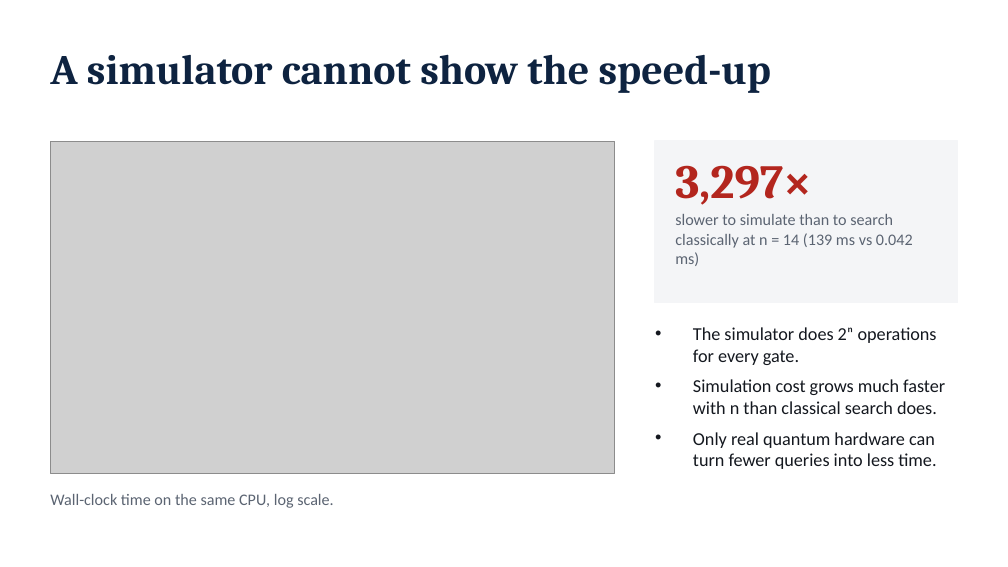
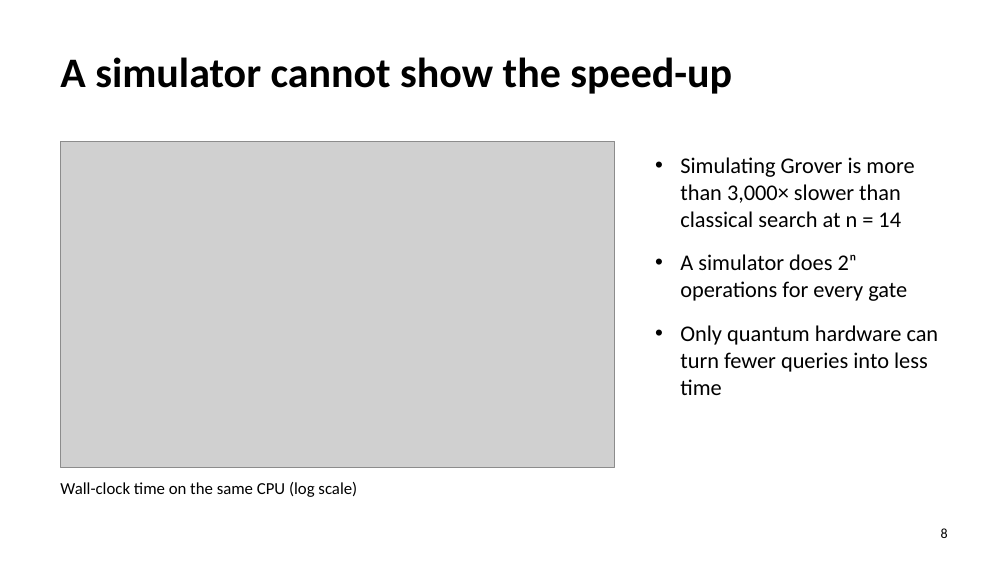
Before and after one commit to Kavin-JS/GrovX, a slide deck: slide 8 of files/GrovX_Presentation.pptx. Drawn at 1008x567 pixels with LibreOffice and Linux fonts; fonts in the diff are those of the drawing; grey boxes stand for pictures. Boxes give left, top, right and bottom in pixels: in the first picture for what was removed or moved away, otherwise in the second. Text is boxed around its words. In the diff, an @@ line names an element or a change of style, - is before the commit and + after.

```diff
--- a/files/GrovX_Presentation.pptx
+++ b/files/GrovX_Presentation.pptx
@@ text "A simulator cannot show the ...": place and size @@
-text "A simulator cannot show the ..." at [50,54,771,93]
+text "A simulator cannot show the ..." at [60,57,732,94]
@@ text "A simulator cannot show the ..." at [60,57,732,94]: font Cambria to Calibri, text colour #0E2340 to #000000 @@
@@ picture: place and size @@
-picture at [50,141,615,474]
+picture at [60,141,615,468]
@@ rectangle removed at [655,141,958,302] @@
@@ text removed at [675,165,811,205] @@
-3,297×
@@ text at [680,157,939,395]: text changed; size 13 to 16 pt; text colour #14181F to #000000 @@
-• The simulator does 2ⁿ operations for every gate.
-• Simulation cost grows much faster with n than classical search does.
-• Only real quantum hardware can turn fewer queries into less time.
+• Simulating Grover is more than 3,000× slower than classical search at n = 14
+• A simulator does 2ⁿ operations for every gate
+• Only quantum hardware can turn fewer queries into less time
@@ text removed at [675,214,913,266] @@
-slower to simulate than to search classically at n = 14 (139 ms vs 0.042 ms)
@@ text "Wall-clock time on the same ..." at [60,482,357,497]: vertical alignment middle to top @@
@@ text at [60,482,357,497]: text changed; size 11.5 to 12 pt; text colour #5B6472 to #000000 @@
-Wall-clock time on the same CPU, log scale.
+Wall-clock time on the same CPU (log scale)
@@ page number added at [941,528,948,538], 10 pt, text #000000 @@
+8
```
Also in this commit, not shown: 10 other slides changed, 13 other files.
